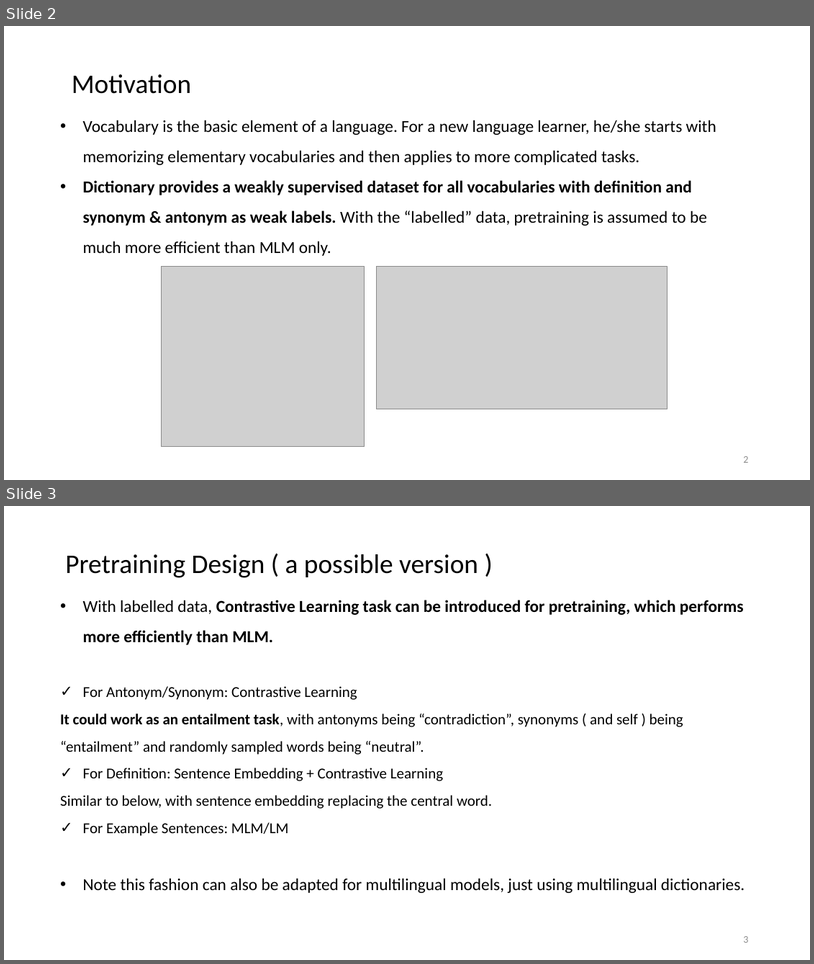
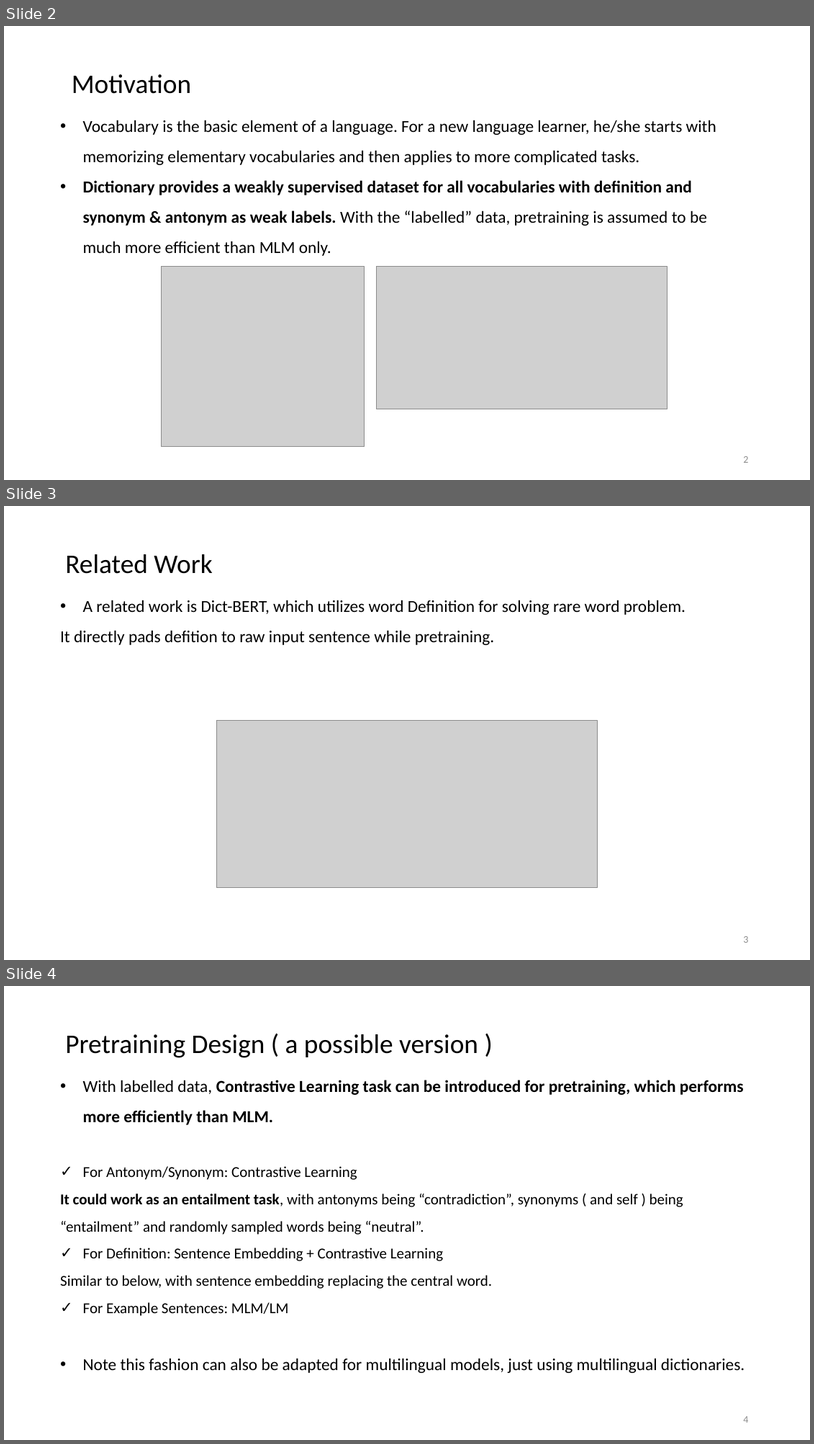
Before and after one commit to Drackyyy/Survey_slides, a slide deck: Pretraining with dictionaries.pptx. Shown one above the other, each under a label of ours: slides 2 and 3 before the commit, slides 2, 3 and 4 after it. The pictures are 814x964 and 814x1444 pixels, drawn with LibreOffice and Linux fonts; fonts in the diff are those of the drawing; grey boxes stand for pictures. Boxes give left, top, right and bottom in pixels: in the first picture for what was removed or moved away, otherwise in the second. Text is boxed around its words. In the diff, an @@ line names an element or a change of style, - is before the commit and + after.

```diff
--- a/Pretraining with dictionaries.pptx
+++ b/Pretraining with dictionaries.pptx
@@ slide 3 added at (4, 506, 810, 960), background #FFFFFF @@
@@ title added at (65, 554, 212, 574), 32 pt, text #000000 @@
+Related Work
@@ text added at (60, 600, 686, 645), 20 pt, text #000000 @@
+• A related work is Dict-BERT, which utilizes word Definition for solving rare word problem.
+It directly pads defition to raw input sentence while pretraining.
@@ picture added at (217, 720, 597, 888) @@
@@ page number added at (743, 936, 748, 942), 12 pt, text #8C8C8C @@
+3
@@ what was slide 3 is now slide 4 @@
@@ page number at (743, 1416, 748, 1422): text changed @@
-3
+4
```
